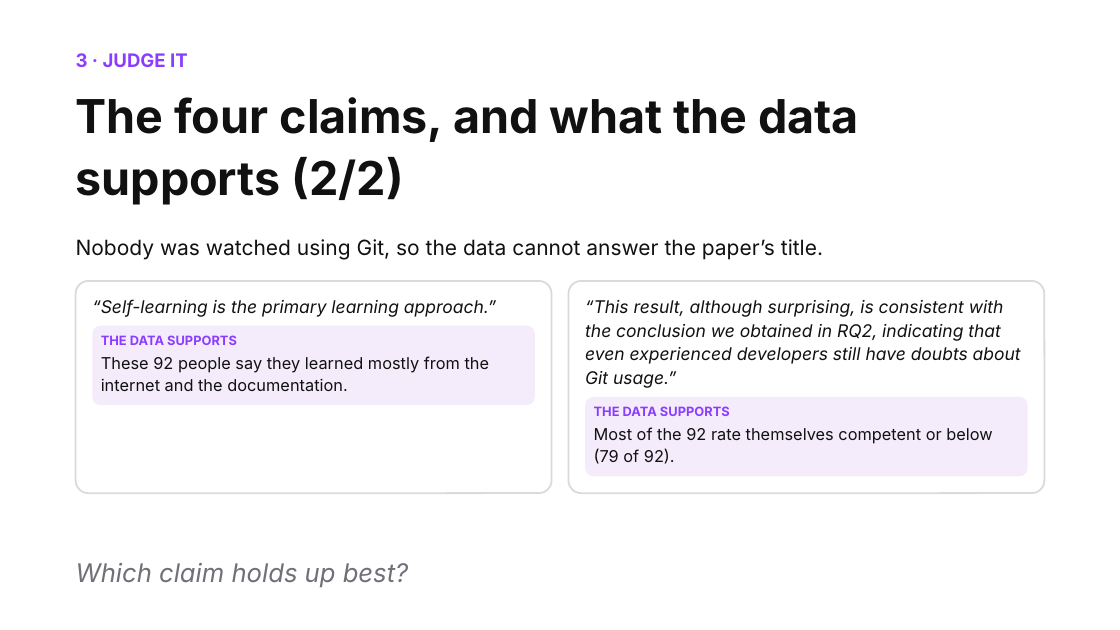
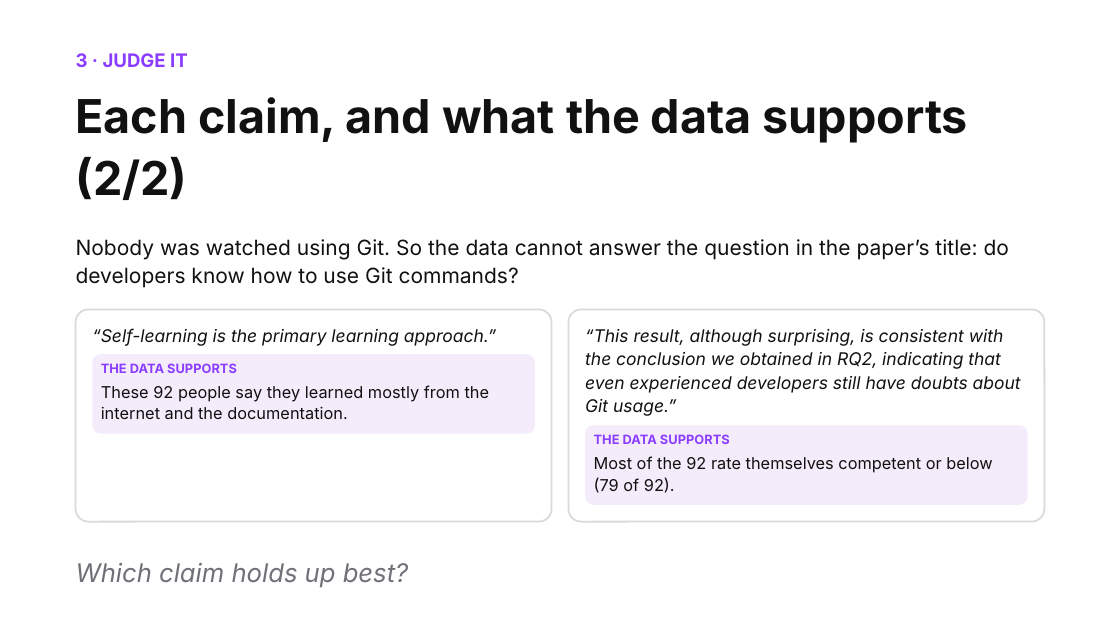
Before and after one commit to shubham3-ucb/cs294-pl, a slide deck: slide 14 of slides/thursday_app.pptx. Drawn at 1120x630 pixels with LibreOffice and Linux fonts; fonts in the diff are those of the drawing. Boxes give left, top, right and bottom in pixels: in the first picture for what was removed or moved away, otherwise in the second. Text is boxed around its words. In the diff, an @@ line names an element or a change of style, - is before the commit and + after.

```diff
--- a/slides/thursday_app.pptx
+++ b/slides/thursday_app.pptx
@@ text at <box>76,97,968,200</box>: text changed @@
-The four claims, and what the data supports (2/2)
+Each claim, and what the data supports (2/2)
@@ text at <box>76,239,1009,288</box>: text changed @@
-Nobody was watched using Git, so the data cannot answer the paper’s title.
+Nobody was watched using Git. So the data cannot answer the question in the paper’s title: do developers know how to use Git commands?
@@ 6 texts, 4 rounded rectangles: place and size @@
-6 texts, 4 rounded rectangles at <box>76,281,1045,493</box>
+6 texts, 4 rounded rectangles at <box>76,309,1045,522</box>
```
Also in this commit, not shown: 6 other slides changed, 13 other files.
